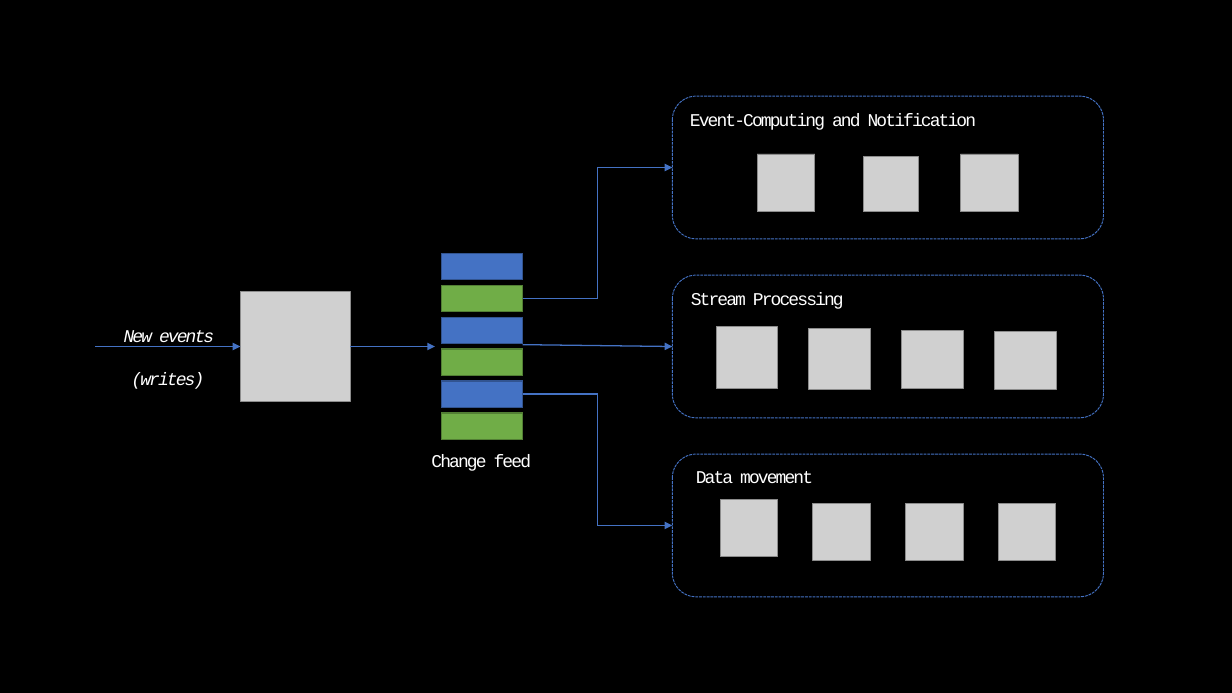
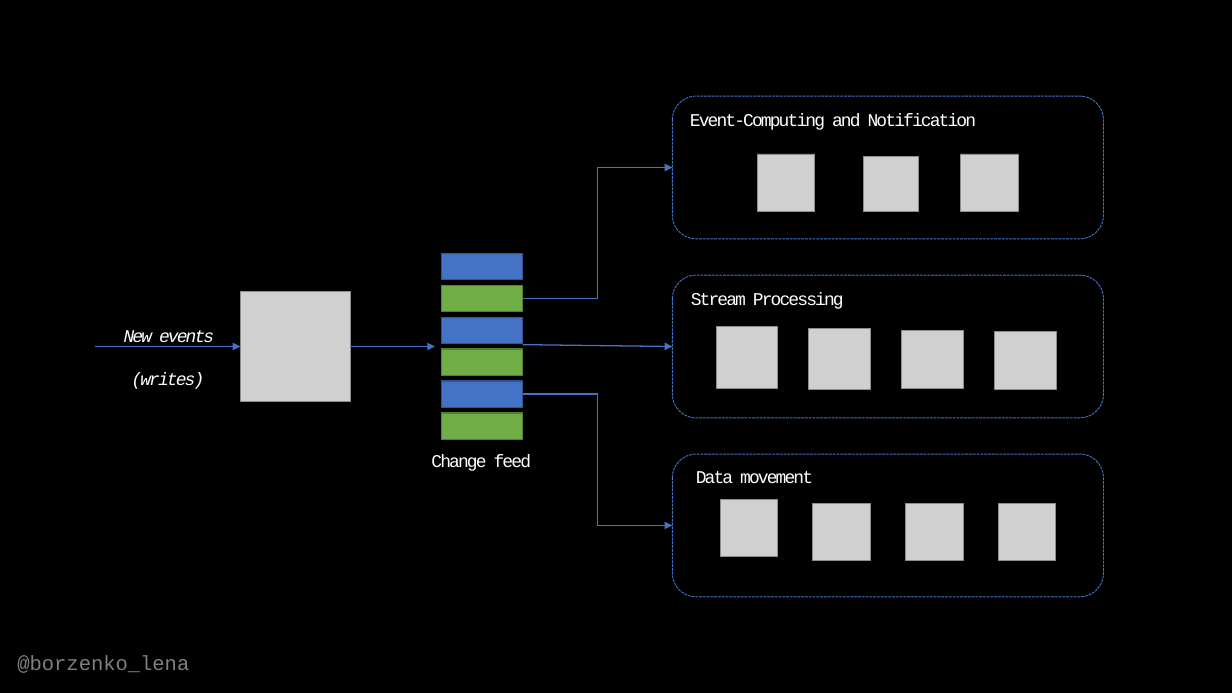
Before and after one commit to OlenaBorzenko/Presentations, a slide deck: slide 11 of ScalingYourDataToTheCosmos.pptx (slide 9 before the commit). Drawn at 1232x693 pixels with LibreOffice and Linux fonts; fonts in the diff are those of the drawing; grey boxes stand for pictures. Boxes give left, top, right and bottom in pixels: in the first picture for what was removed or moved away, otherwise in the second. Text is boxed around its words. In the diff, an @@ line names an element or a change of style, - is before the commit and + after.

```diff
--- a/ScalingYourDataToTheCosmos.pptx
+++ b/ScalingYourDataToTheCosmos.pptx
@@ text added at (17,655,189,673), 16 pt, text #FFFFFF at 50% opacity @@
+@borzenko_lena
```
Also in this commit, not shown: 8 other slides changed, 10 slides added, 6 slides removed.
